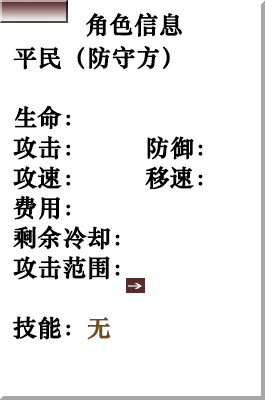
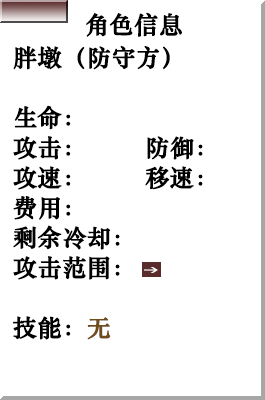
Before/after of a w=265, h=400 layered artwork. What changed in the layer stack:
showed group "胖墩-守方" (6 layers) over [13, 46, 161, 293]
hid group "平民-守方" (13 layers) over [13, 46, 161, 293]
